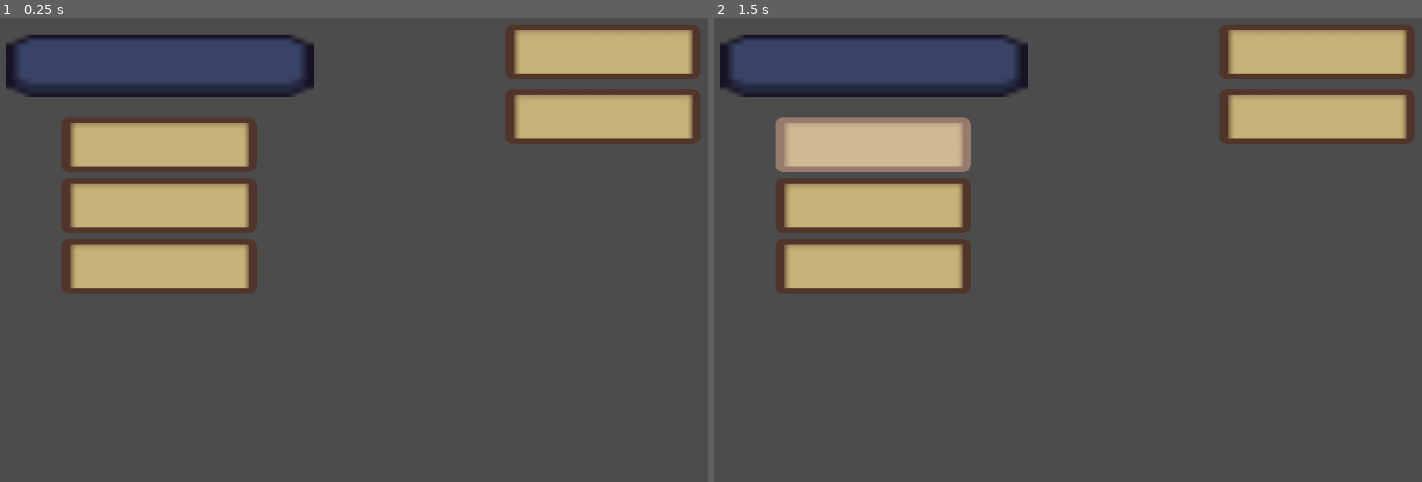
Above: before the commit, frames 1-2 (left to right).
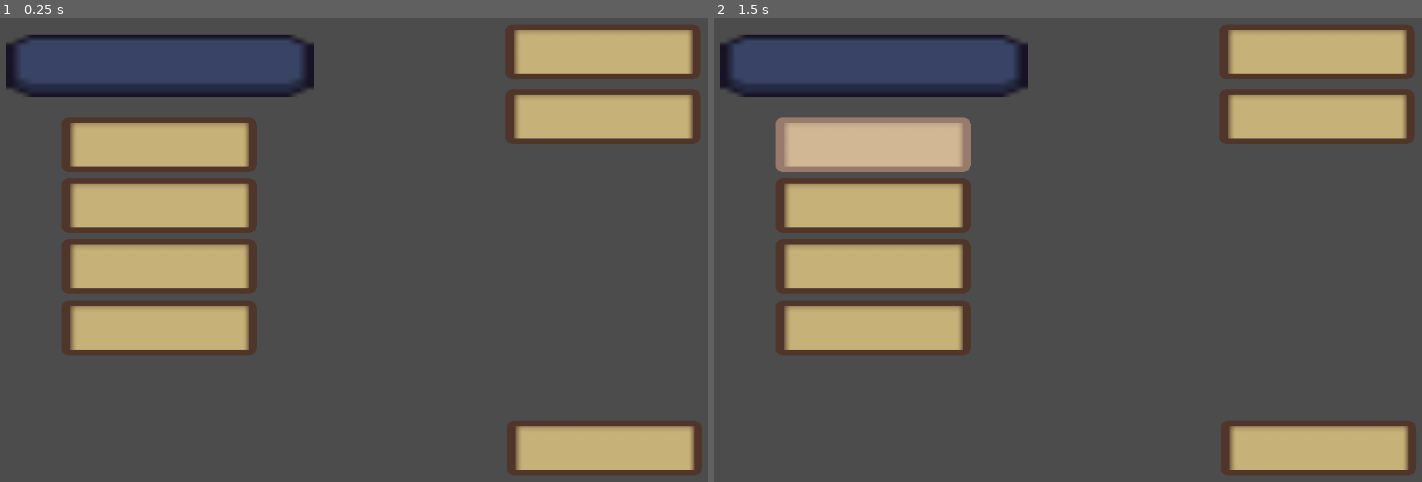
Above: after the commit, the same moments.

Repository: JP101TEST/simple_Fution
Game: Godot game, scene res://Main.tscn
The game is run twice, just before and just after one commit, with the same random seed, the same clock (stepped at 60 frames per second) and the same inputs.
Inputs (mouse positions are in pixels of both pictures, inside the frame that each line leads up to):
- Up to frame 1 (0.25 s): no input
- Up to frame 2 (1.5 s): click (869, 143) at 0.52 s; click (869, 143) at 1.27 s

The runs differ from the first frame. In frame 1, 6.4% of the frame differs, in the area x 8-100%, y 60-99%; in frame 2, 6.4%.

Commit message:
Exit button

Diff:
--- a/Game_data.gd
+++ b/Game_data.gd
@@ -20,7 +20,8 @@
 	save_slot_1.run_stop=run_stop
 	save_slot_1.score=score
 
-var save_location_slot_1:String="res://Save/save_game.txt";
+var save_location_slot_1:String="res://Save/save_game.txt"
+
 #const save_slot_1="res://Save/save_game.txt"
 # Called every frame. 'delta' is the elapsed time since the previous frame.
 #func _process(delta):
--- a/Main.tscn
+++ b/Main.tscn
@@ -7,7 +7,8 @@
 [ext_resource path="res://Object/Botton/Button_c.tscn" type="PackedScene" id=5]
 [ext_resource path="res://Object/Botton/Button_c_print.gd" type="Script" id=6]
 [ext_resource path="res://Object/Botton/Button_c_SAVE.gd" type="Script" id=7]
-[ext_resource path="res://Object/Botton/Button_c_LORD.gd" type="Script" id=8]
+[ext_resource path="res://Object/Botton/Button_c_LOAD.gd" type="Script" id=8]
+[ext_resource path="res://Object/Botton/Button_c_EXIT.gd" type="Script" id=9]
 
 [sub_resource type="DynamicFont" id=1]
 size = 30
@@ -46,13 +47,13 @@
 script = ExtResource( 7 )
 text_Set_Lable = "SAVE"
 
-[node name="LORD" parent="." instance=ExtResource( 5 )]
+[node name="LOAD" parent="." instance=ExtResource( 5 )]
 margin_left = 762.0
 margin_top = 94.0
 margin_right = 762.0
 margin_bottom = 94.0
 script = ExtResource( 8 )
-text_Set_Lable = "LORD"
+text_Set_Lable = "LOAD"
 
 [node name="DECREASE" parent="." instance=ExtResource( 5 )]
 margin_left = 194.0
@@ -69,3 +70,19 @@
 margin_bottom = 286.0
 script = ExtResource( 6 )
 text_Set_Lable = "PRINT"
+
+[node name="EXIT" parent="." instance=ExtResource( 5 )]
+margin_left = 194.0
+margin_top = 365.0
+margin_right = 194.0
+margin_bottom = 365.0
+script = ExtResource( 9 )
+text_Set_Lable = "EXIT"
+
+[node name="NEXT" parent="." instance=ExtResource( 5 )]
+margin_left = 764.0
+margin_top = 519.0
+margin_right = 764.0
+margin_bottom = 519.0
+script = ExtResource( 9 )
+text_Set_Lable = "EXIT"
--- a/Object/Botton/Button_c_ADD.gd
+++ b/Object/Botton/Button_c_ADD.gd
@@ -14,7 +14,6 @@
 #func _process(delta):
 #	pass
 
-
 func _on_TB_pressed():
 	if GameData.run_stop==0:
 		GameData.run_stop=1
--- /dev/null
+++ b/Object/Botton/Button_c_EXIT.gd
@@ -0,0 +1,11 @@
+extends Control
+
+export var text_Set_Lable:String=""
+
+func _ready():
+	$lable_Text.text=text_Set_Lable
+	#print(GameData.text_test)
+
+func _on_TB_pressed():
+	get_tree().quit()
+	pass
--- /dev/null
+++ b/Object/Botton/Button_c_NEXT.gd
@@ -0,0 +1,10 @@
+extends Control
+
+export var text_Set_Lable:String=""
+var intt:int=0
+func _ready():
+	$lable_Text.text=text_Set_Lable
+	#print(GameData.text_test)
+
+func _on_TB_pressed():
+	ch
--- a/Object/Botton/Button_c_SAVE.gd
+++ b/Object/Botton/Button_c_SAVE.gd
@@ -1,9 +1,16 @@
 extends Control
 
 export var text_Set_Lable:String=""
-
+var intt:int=0
 func _ready():
 	$lable_Text.text=text_Set_Lable
+	var dir = Directory.new()
+	dir.open("res://")
+	if not dir.dir_exists("Save"):
+		dir.make_dir("Save")
+	dir.make_dir("Save0")
+	if dir.dir_exists("Save" +String(intt)):
+		print("1")
 	#print(GameData.text_test)
 
 func _on_TB_pressed():
@@ -12,6 +19,11 @@
 func save_game():
 	GameData.save_func_slot_1()
 	var save_game_file = File.new()
-	save_game_file.open(GameData.save_location_slot_1, File.WRITE)
+	save_game_file.open(GameData.save_location_slot_1,File.WRITE)
 	save_game_file.store_line(to_json(GameData.save_slot_1))
+	save_game_file.open("res://Save/save_game32.txt",File.WRITE)
+	save_game_file.store_line(to_json(GameData.save_slot_1))
+	if save_game_file.file_exists("res://Save/"+"save_game32.txt"):
+		print("res://Save/save_game32.txt")
+	#print("res://Save/save_game32.txt")
 	save_game_file.close()
--- a/project.godot
+++ b/project.godot
@@ -12,7 +12,6 @@
 
 config/name="simple_click_button"
 run/main_scene="res://Main.tscn"
-config/icon="res://icon.png"
 
 [autoload]
 
Not shown: 1 places in Main.tscn that only renumber resources
Renamed: Object/Botton/Button_c_LORD.gd -> Object/Botton/Button_c_LOAD.gd
Not shown, changed: Save/save_game32.txt
Not shown, added: export_presets.cfg
